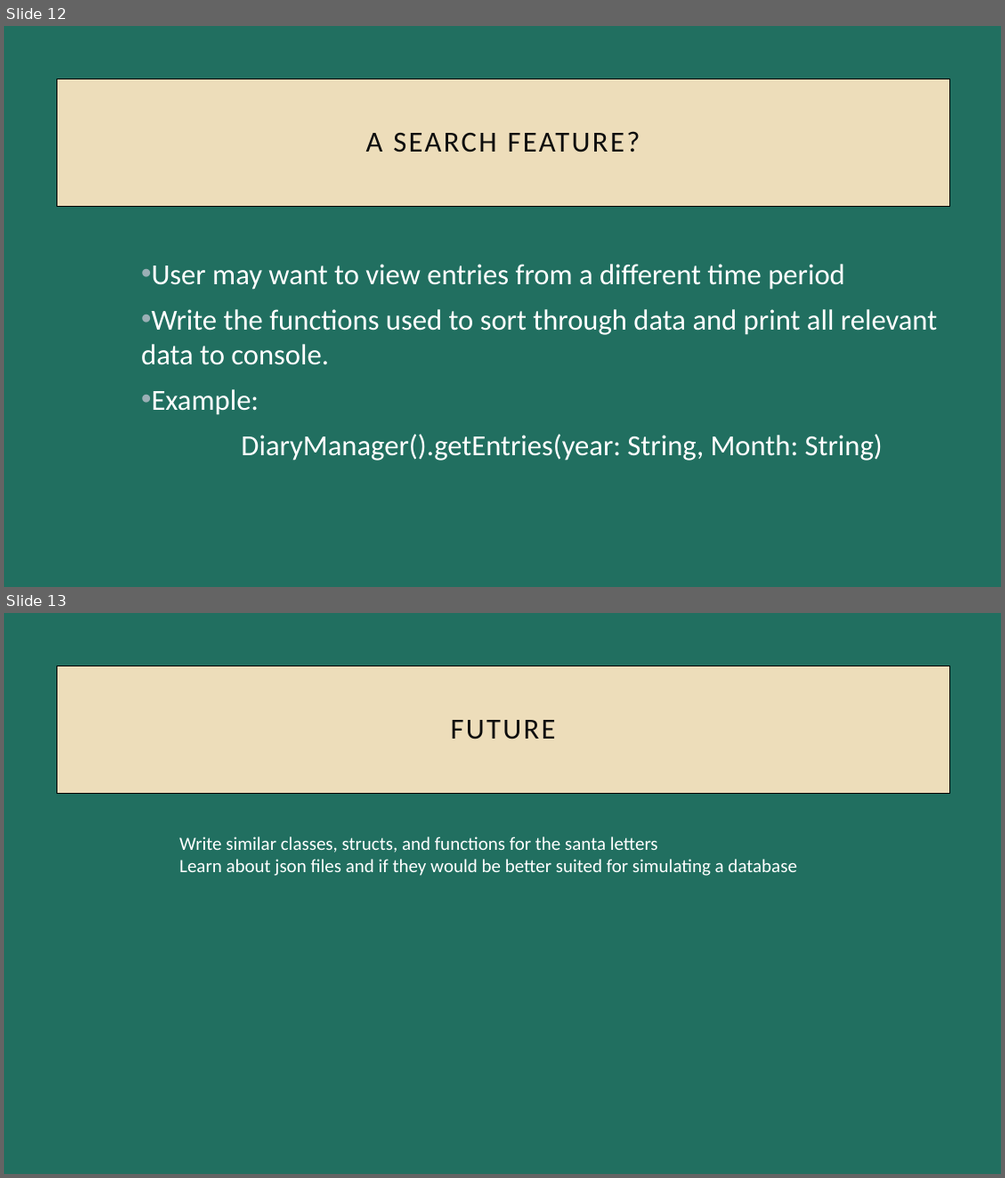
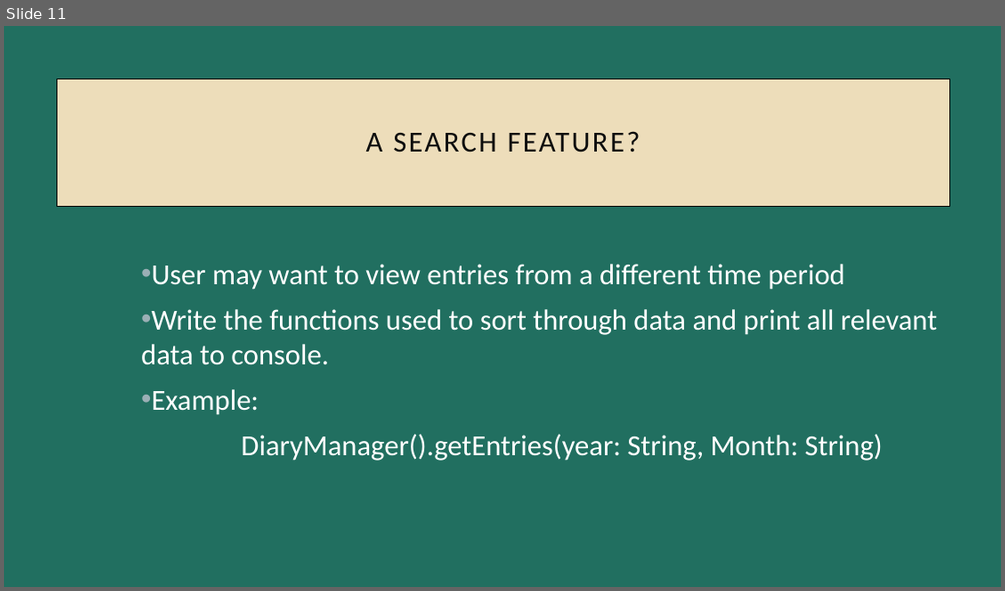
Before and after one commit to brianhawking/Mad157, a slide deck: Semester Project Presentation V2.pptx. Shown one above the other, each under a label of ours: slides 12 and 13 before the commit, slide 11 after it. The pictures are 1005x1178 and 1005x591 pixels, drawn with LibreOffice and Linux fonts; fonts in the diff are those of the drawing. Boxes give left, top, right and bottom in pixels: in the first picture for what was removed or moved away, otherwise in the second. Text is boxed around its words. In the diff, an @@ line names an element or a change of style, - is before the commit and + after.

```diff
--- a/Semester Project Presentation V2.pptx
+++ b/Semester Project Presentation V2.pptx
@@ slide 13 removed at box(4, 613, 1001, 1174), background #216F60 @@
@@ rectangle removed at box(57, 666, 949, 793) @@
-FUTURE
@@ text removed at box(179, 836, 796, 876) @@
-Write similar classes, structs, and functions for the santa letters
-Learn about json files and if they would be better suited for simulating a database
@@ what was slide 12 is now slide 11 @@
```
Also in this commit, not shown: 7 slides changed, 3 slides added, 4 other slides removed, 2 other files.
